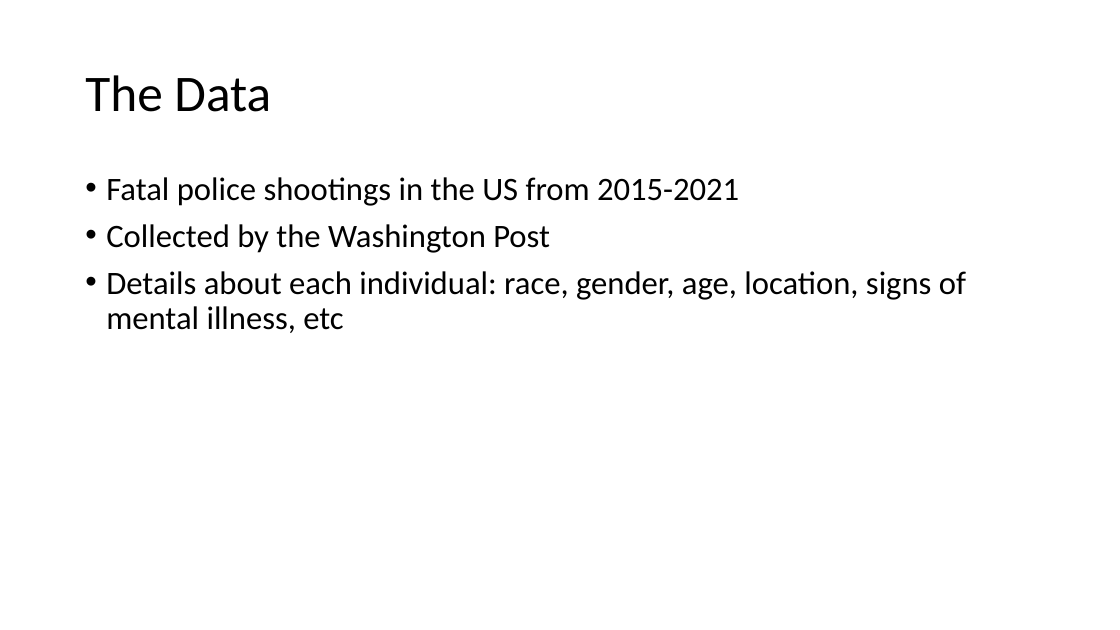
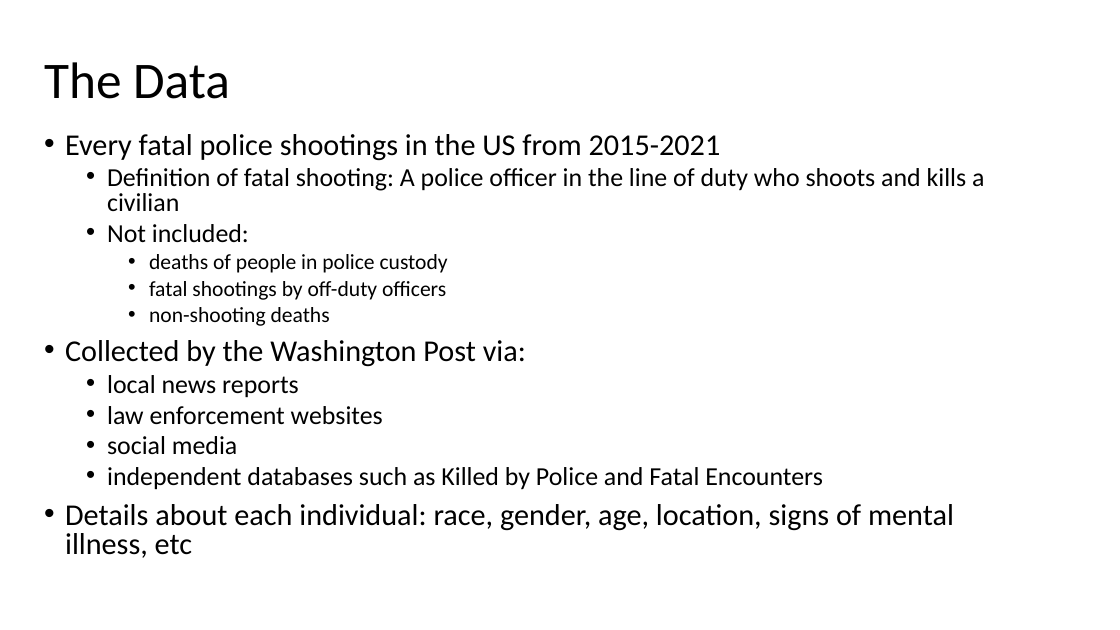
Before and after one commit to simrankota/comp4441_final, a slide deck: slide 3 of Final4441_presentation.pptx. Drawn at 1120x630 pixels with LibreOffice and Linux fonts; fonts in the diff are those of the drawing. Boxes give left, top, right and bottom in pixels: in the first picture for what was removed or moved away, otherwise in the second. Text is boxed around its words. In the diff, an @@ line names an element or a change of style, - is before the commit and + after.

Commit message:
added into and defined data set

```diff
--- a/Final4441_presentation.pptx
+++ b/Final4441_presentation.pptx
@@ title "The Data" moved from (x1=85, y1=75, x2=271, y2=112) to (x1=44, y1=62, x2=230, y2=99) @@
@@ text "Every fatal police shootings in ..." moved from (x1=106, y1=177, x2=966, y2=333) to (x1=65, y1=134, x2=984, y2=558) @@
@@ text at (x1=65, y1=134, x2=984, y2=490): text changed; size 28 to 22.2 pt @@
-• Fatal police shootings in the US from 2015-2021
-• Collected by the Washington Post
+• Every fatal police shootings in the US from 2015-2021
+  • Definition of fatal shooting: A police officer in the line of duty who shoots and kills a civilian
+  • Not included:
+    • deaths of people in police custody
+    • fatal shootings by off-duty officers
+    • non-shooting deaths
+• Collected by the Washington Post via:
+  • local news reports
+  • law enforcement websites
+  • social media
+  • independent databases such as Killed by Police and Fatal Encounters
@@ text at (x1=65, y1=504, x2=954, y2=558): size 28 to 25.9 pt in "Details about each individual: race, gender, age, ..."; line spacing 0.9 to 0.8 @@
```
Also in this commit, not shown: 1 other slide changed, 10 other files.
